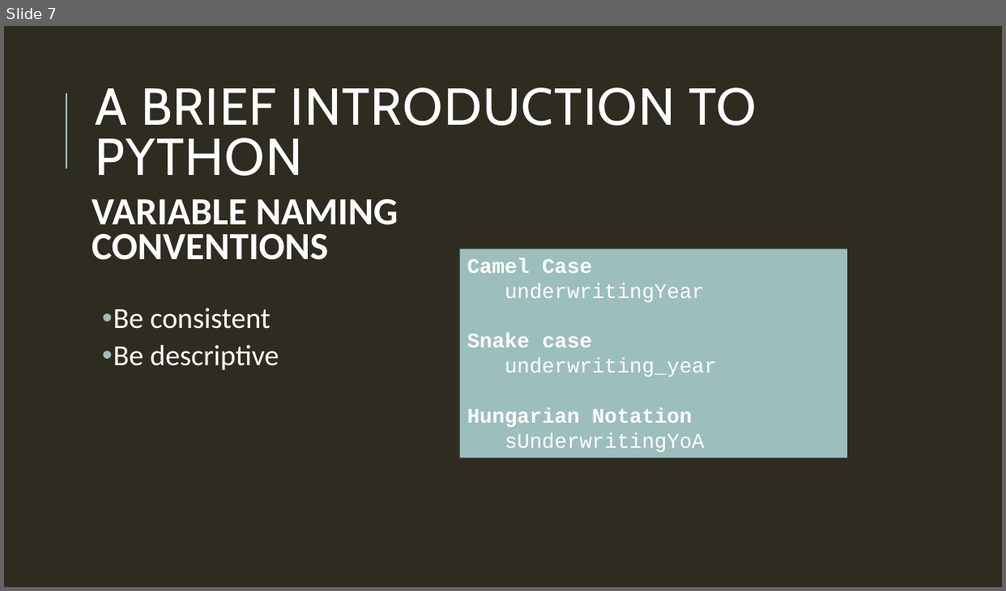
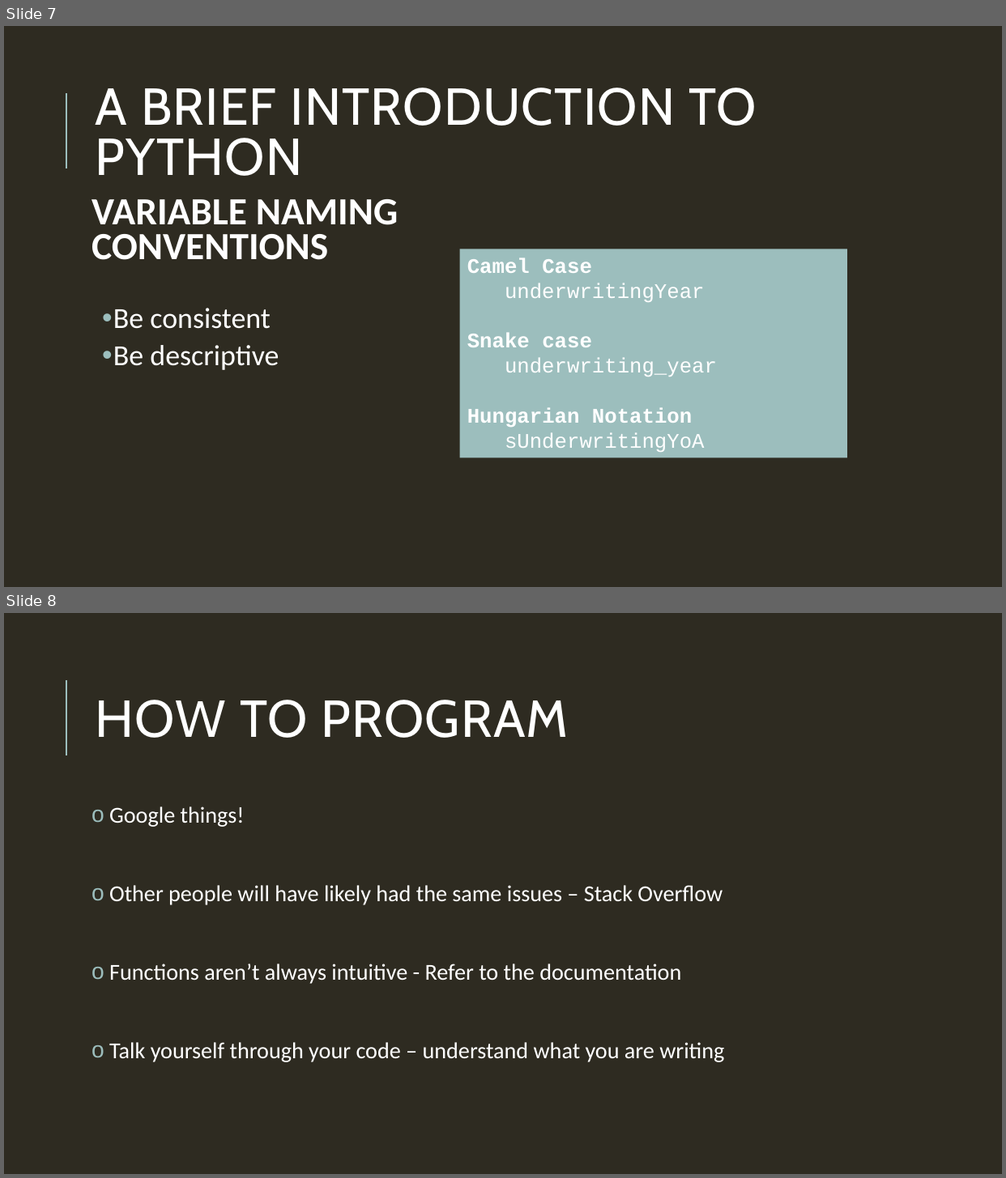
Before and after one commit to fk20268/How2, a slide deck: HOW2_presentation.pptx. Shown one above the other, each under a label of ours: slide 7 before the commit, slides 7 and 8 after it. The pictures are 1006x591 and 1006x1178 pixels, drawn with LibreOffice and Linux fonts; fonts in the diff are those of the drawing. Boxes give left, top, right and bottom in pixels: in the first picture for what was removed or moved away, otherwise in the second. Text is boxed around its words. In the diff, an @@ line names an element or a change of style, - is before the commit and + after.

```diff
--- a/HOW2_presentation.pptx
+++ b/HOW2_presentation.pptx
@@ slide 8 added at bbox=[4, 613, 1002, 1174], background #2E2B21; not listed: 1 template element that a slide beside it also shows @@
@@ title added at bbox=[96, 700, 569, 738], 50 pt, text #FFFFFF @@
+HOW TO PROGRAM
@@ text added at bbox=[109, 807, 724, 1063], 22 pt, text #FFFFFF @@
+o Google things!
+o Other people will have likely had the same issues – Stack Overflow
+o Functions aren’t always intuitive - Refer to the documentation
+o Talk yourself through your code – understand what you are writing
```
Also in this commit, not shown: 5 slides changed, 5 other slides added, 2 other files.
